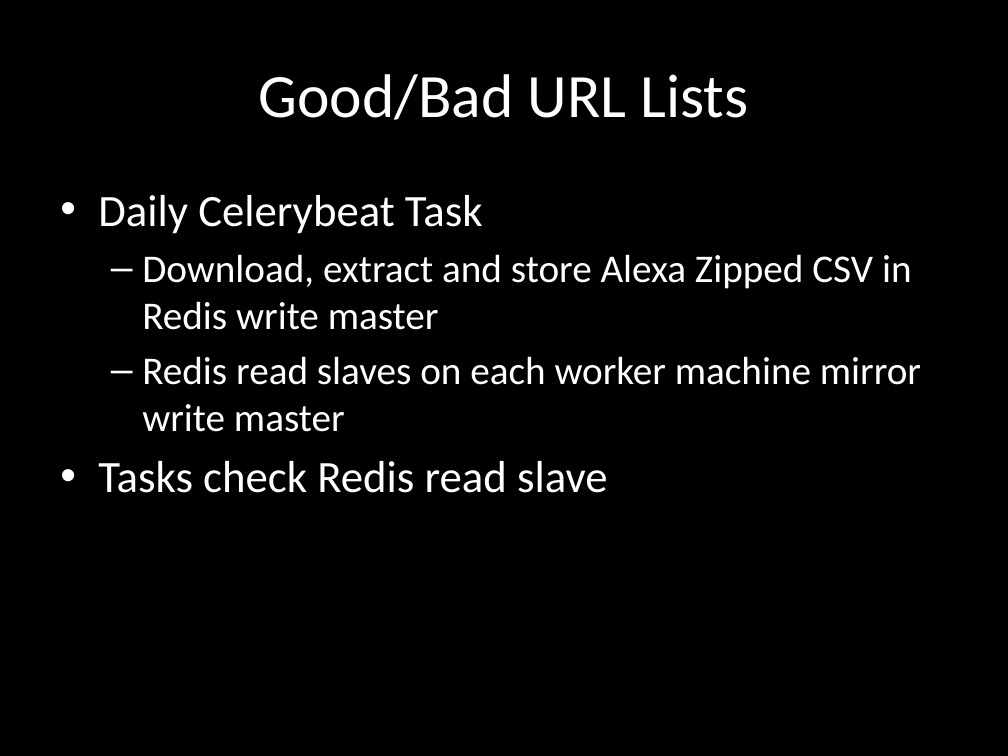
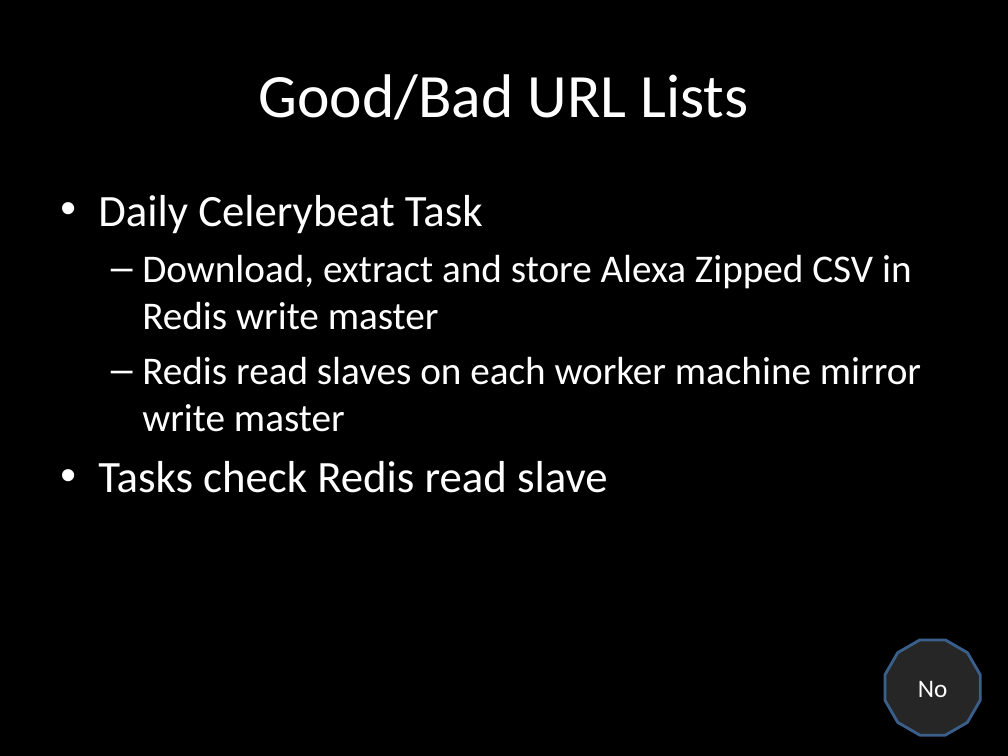
Before and after one commit to chrissorchard/malucrawl, a slide deck: slide 15 of doc/pres2/wk8-progress.pptx (slide 14 before the commit). Drawn at 1008x756 pixels with LibreOffice and Linux fonts; fonts in the diff are those of the drawing; background and template pictures are left out. Boxes give left, top, right and bottom in pixels: in the first picture for what was removed or moved away, otherwise in the second. Text is boxed around its words. In the diff, an @@ line names an element or a change of style, - is before the commit and + after.

```diff
--- a/doc/pres2/wk8-progress.pptx
+++ b/doc/pres2/wk8-progress.pptx
@@ dodecagon added at (x1=885, y1=640, x2=980, y2=735), fill #262626, outline #3A5F8C 2 pt, 18 pt, text #FFFFFF @@
+No
```
Also in this commit, not shown: 11 other slides changed, 1 slide added.
